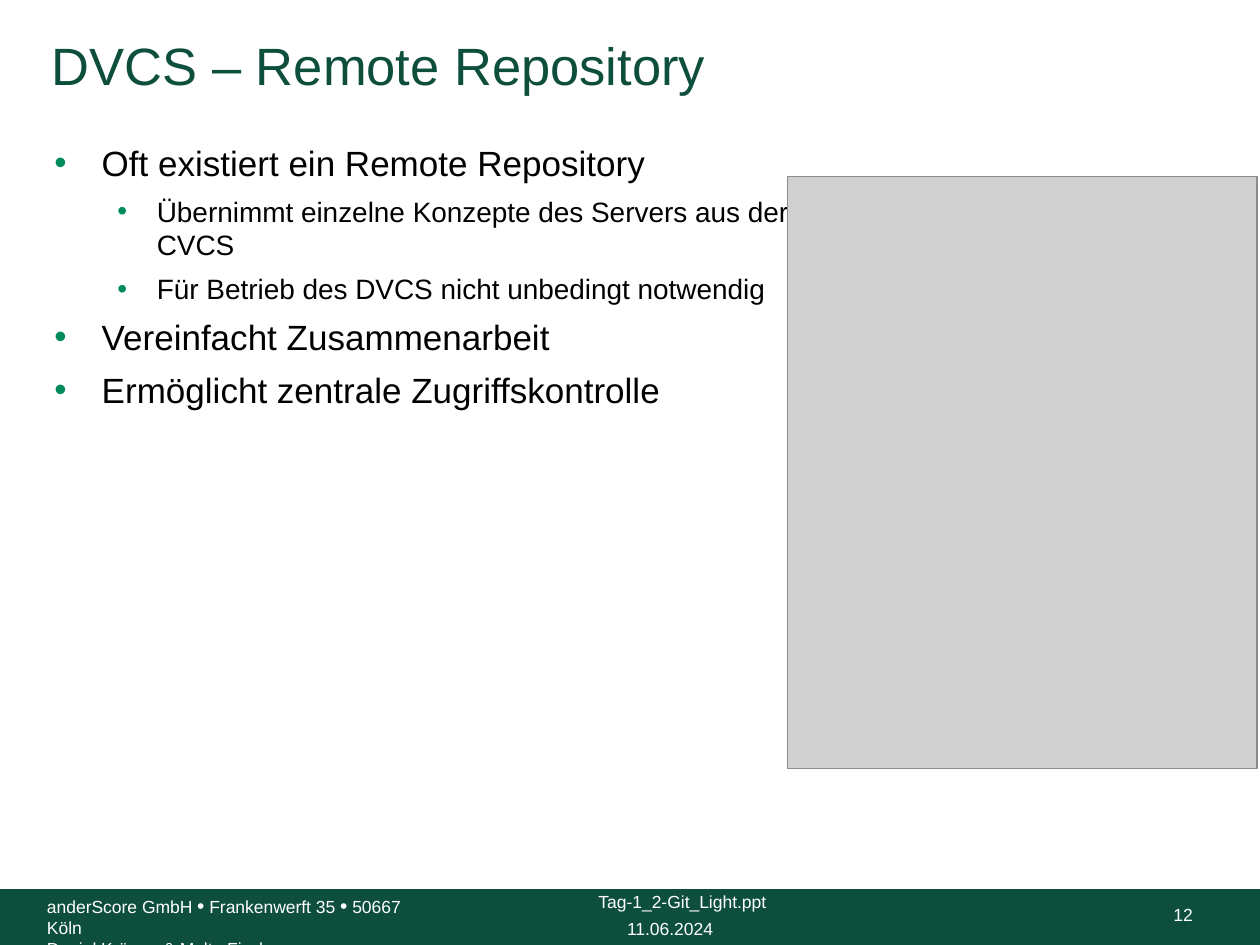
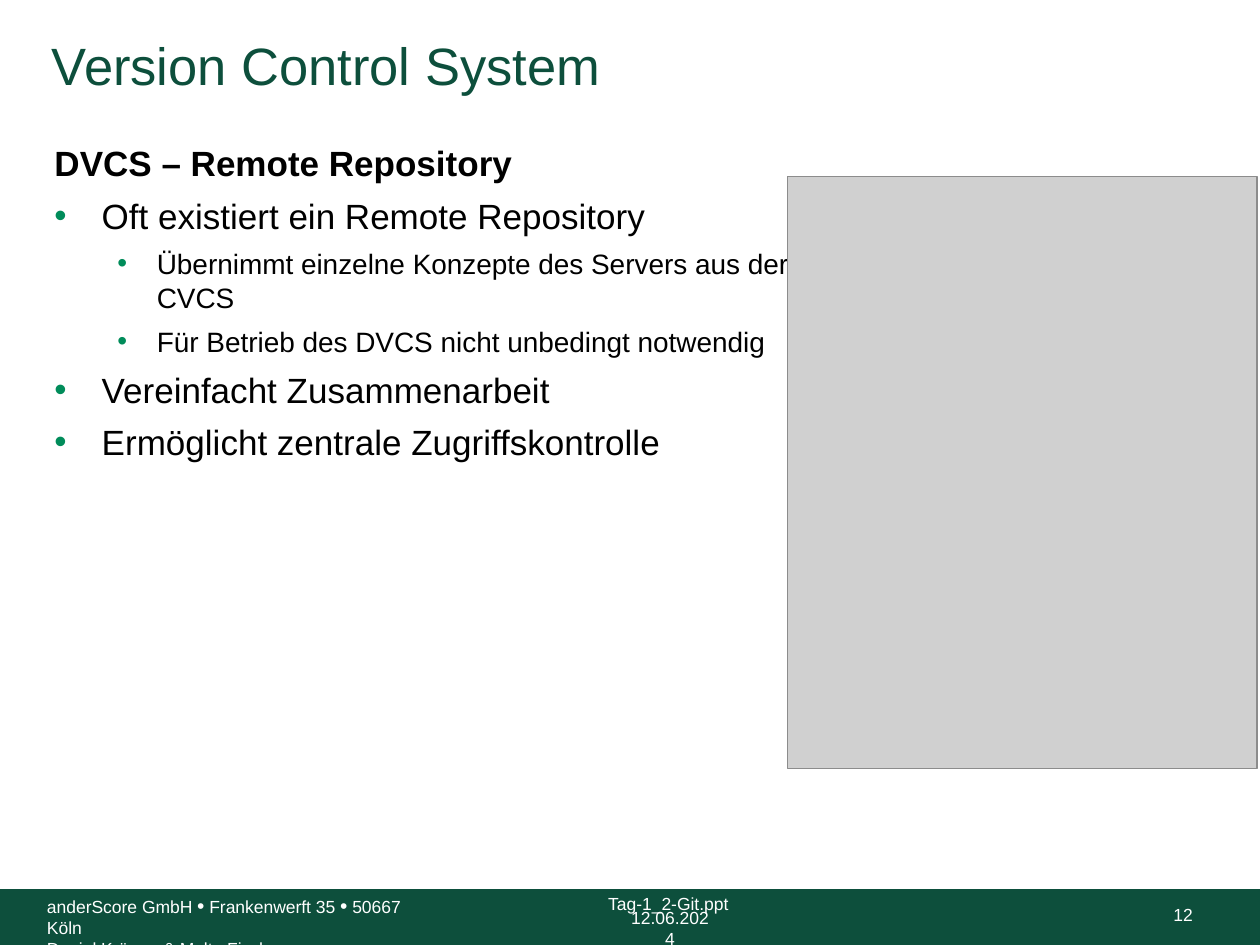
Before and after one commit to anderscore-gmbh/gitlab, a slide deck: slide 12 of slides/Tag-1_2-Git.pptx. Drawn at 1260x945 pixels with LibreOffice and Linux fonts; fonts in the diff are those of the drawing; grey boxes stand for pictures; background and template pictures are left out. Boxes give left, top, right and bottom in pixels: in the first picture for what was removed or moved away, otherwise in the second. Text is boxed around its words. In the diff, an @@ line names an element or a change of style, - is before the commit and + after.

```diff
--- a/slides/Tag-1_2-Git.pptx
+++ b/slides/Tag-1_2-Git.pptx
@@ title at bbox=[52, 47, 600, 96]: text changed @@
-DVCS – Remote Repository
+Version Control System
@@ text at bbox=[54, 150, 512, 183]: paragraph added @@
+DVCS – Remote Repository
@@ text at bbox=[608, 897, 728, 915]: text changed @@
-Tag-1_2-Git_Light.ppt
+Tag-1_2-Git.ppt
@@ text at bbox=[631, 911, 709, 924]: text changed @@
-11.06.2024
+12.06.2024
```
Also in this commit, not shown: 68 other slides changed, 11 slides added, 5 other files.
